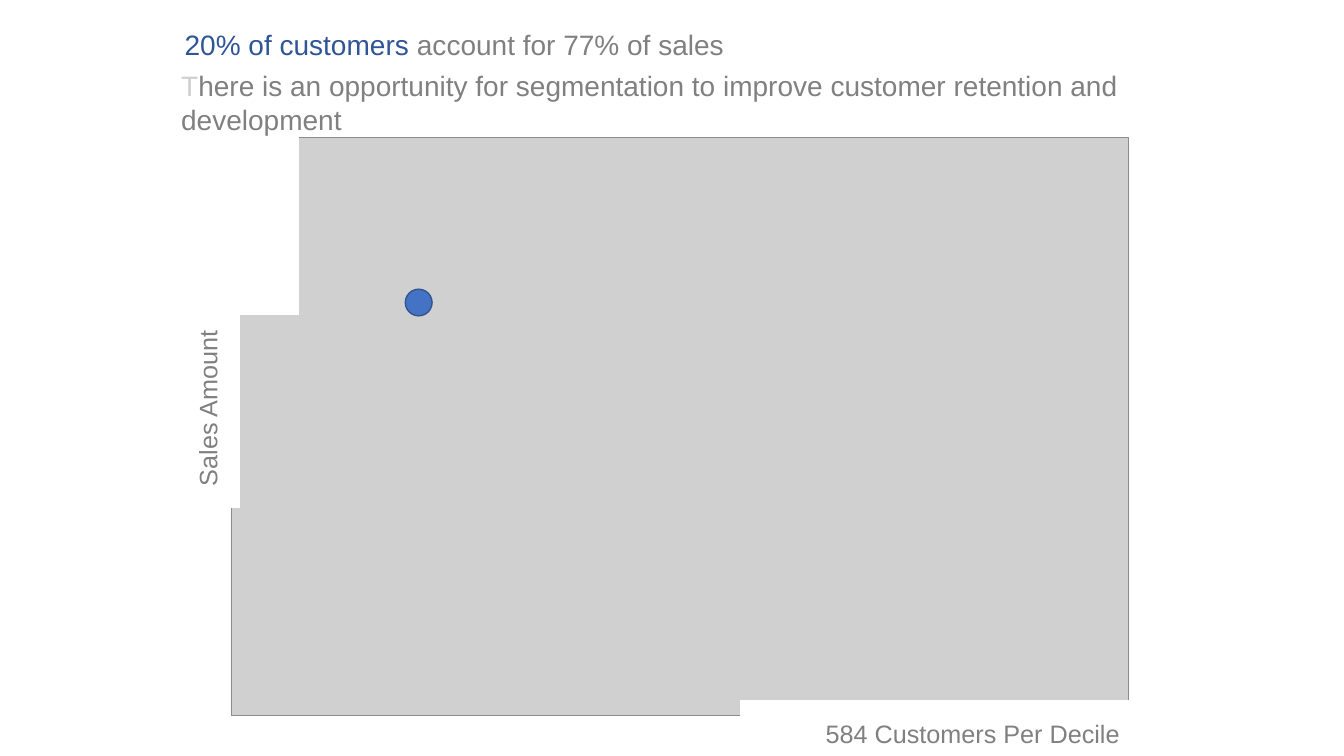
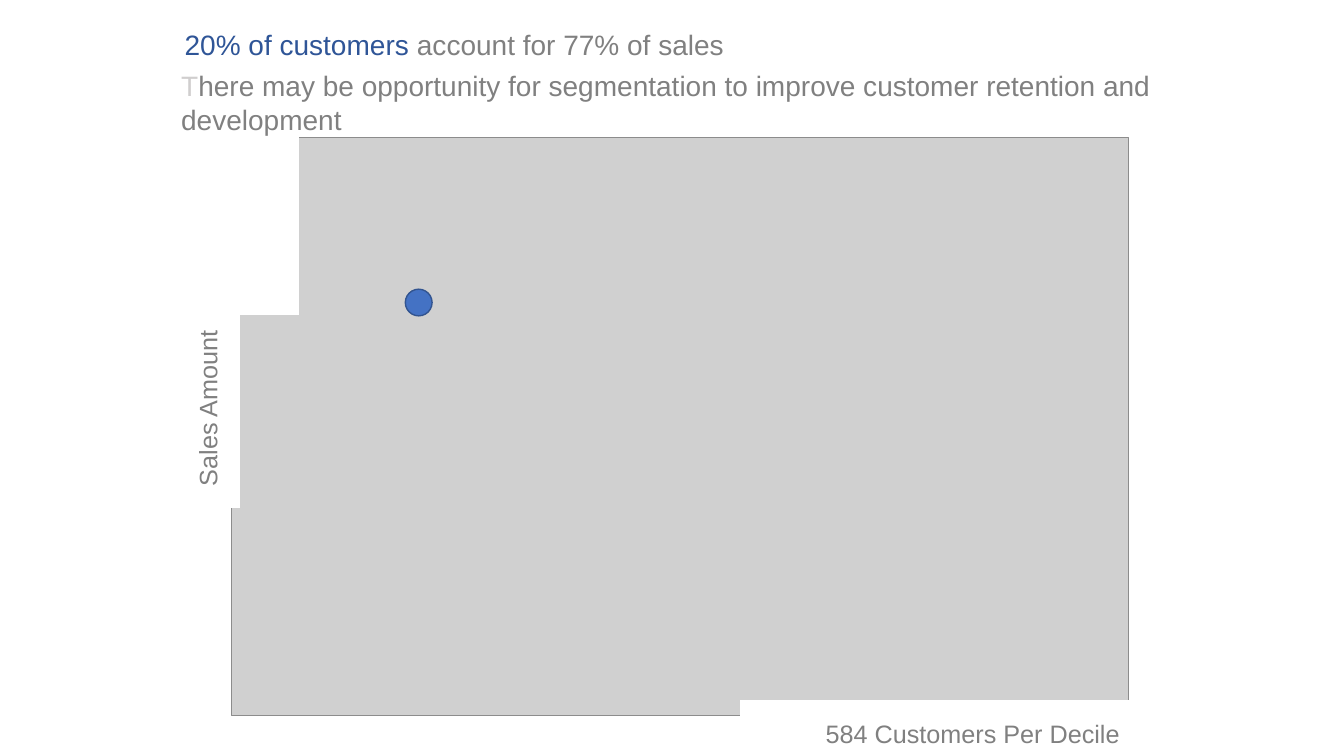
Before and after one commit to steed360/DataExploration, a slide deck: slide 1 of KaggleOnlineRetail/KaggleEcommercePresentation.pptx. Drawn at 1344x756 pixels with LibreOffice and Linux fonts; fonts in the diff are those of the drawing; grey boxes stand for pictures. Boxes give left, top, right and bottom in pixels: in the first picture for what was removed or moved away, otherwise in the second. Text is boxed around its words. In the diff, an @@ line names an element or a change of style, - is before the commit and + after.

```diff
--- a/KaggleOnlineRetail/KaggleEcommercePresentation.pptx
+++ b/KaggleOnlineRetail/KaggleEcommercePresentation.pptx
@@ text in rectangle at (181, 76, 1150, 135): text changed @@
-There is an opportunity for segmentation to improve customer retention and development
+There may be opportunity for segmentation to improve customer retention and development
```
Also in this commit, not shown: 3 slides added, 2 slides removed, 6 other files.
